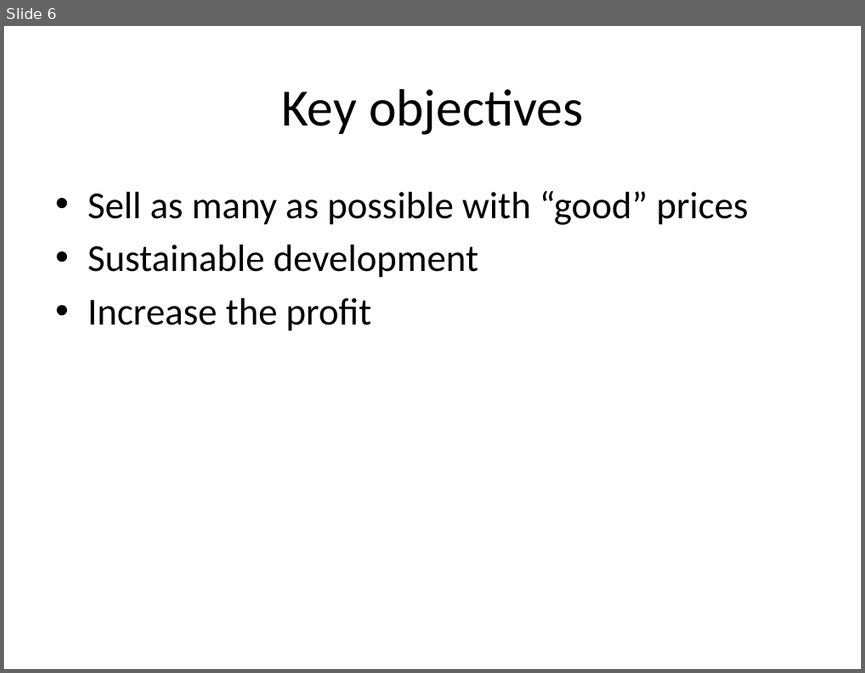
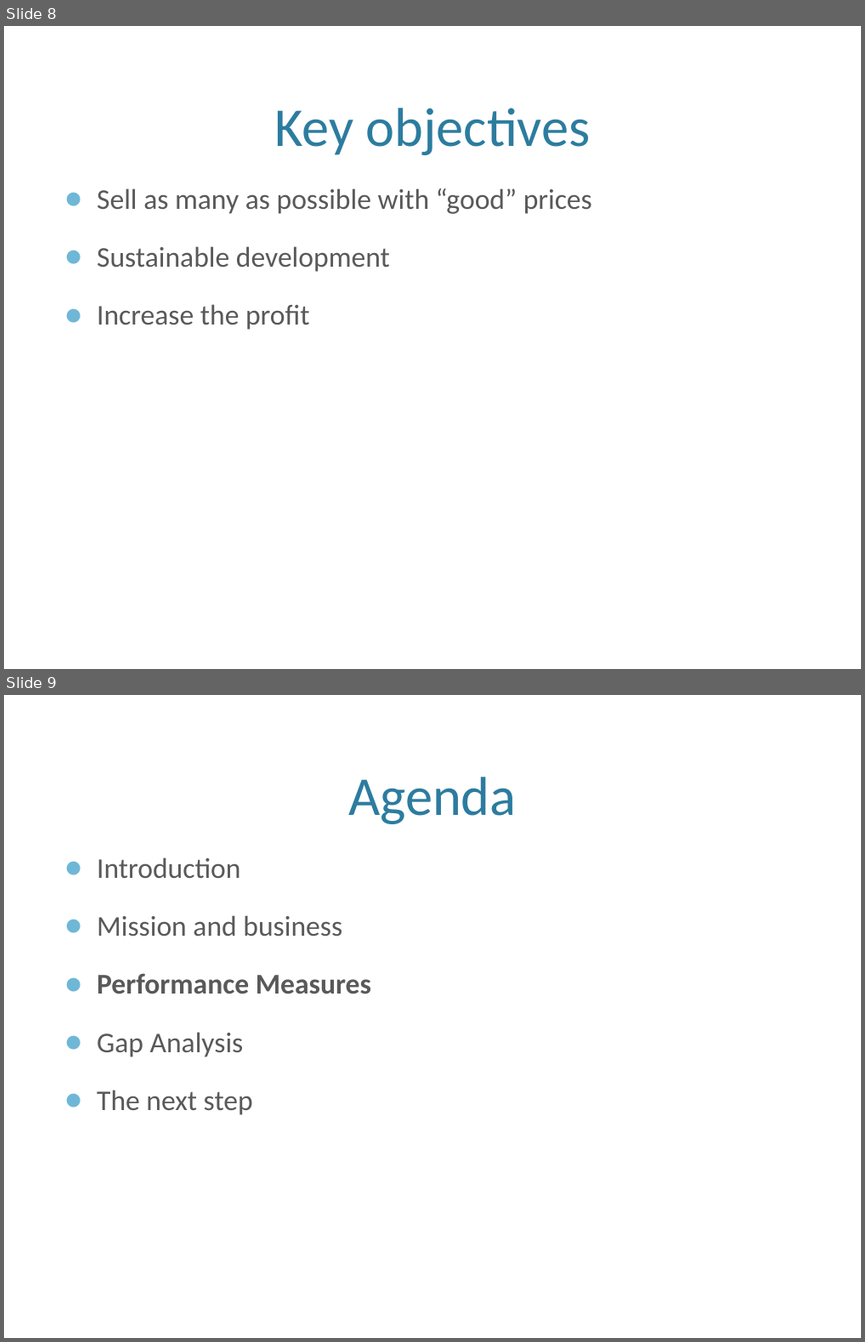
Before and after one commit to dj-death/modtech-bussim-2013, a slide deck: Documents/Final_Presentation.pptx. Shown one above the other, each under a label of ours: slide 6 before the commit, slides 8 and 9 after it. The pictures are 865x673 and 865x1342 pixels, drawn with LibreOffice and Linux fonts; fonts in the diff are those of the drawing; background and template pictures are left out. Boxes give left, top, right and bottom in pixels: in the first picture for what was removed or moved away, otherwise in the second. Text is boxed around its words. In the diff, an @@ line names an element or a change of style, - is before the commit and + after.

```diff
--- a/Documents/Final_Presentation.pptx
+++ b/Documents/Final_Presentation.pptx
@@ slide 9 added at box(4, 695, 861, 1338), background picture (left out) @@
@@ title added at box(348, 777, 516, 824), 46 pt, text #2C7C9F @@
+Agenda
@@ text added at box(97, 857, 371, 1115), 24 pt, text #595959 @@
+● Introduction
+● Mission and business
+● Performance Measures
+● Gap Analysis
+● The next step
@@ what was slide 6 is now slide 8 @@
@@ slide 8 changed as well @@
@@ title "Key objectives": place and size @@
-title "Key objectives" at box(281, 89, 583, 135)
+title "Key objectives" at box(274, 108, 590, 155)
@@ title "Key objectives" at box(274, 108, 590, 155): size 44 to 46 pt, text colour #000000 to #2C7C9F; vertical alignment middle to bottom @@
@@ text "Sell as many as possible ...": place and size @@
-text "Sell as many as possible ..." at box(87, 191, 748, 331)
+text "Sell as many as possible ..." at box(97, 188, 592, 329)
@@ text "Sell as many as possible ..." at box(97, 188, 592, 329): size 32 to 24 pt, text colour #000000 to #595959; bullet • to ●; more space between paragraphs @@
```
Also in this commit, not shown: 11 other slides changed, 14 other slides added, 5 slides removed.
